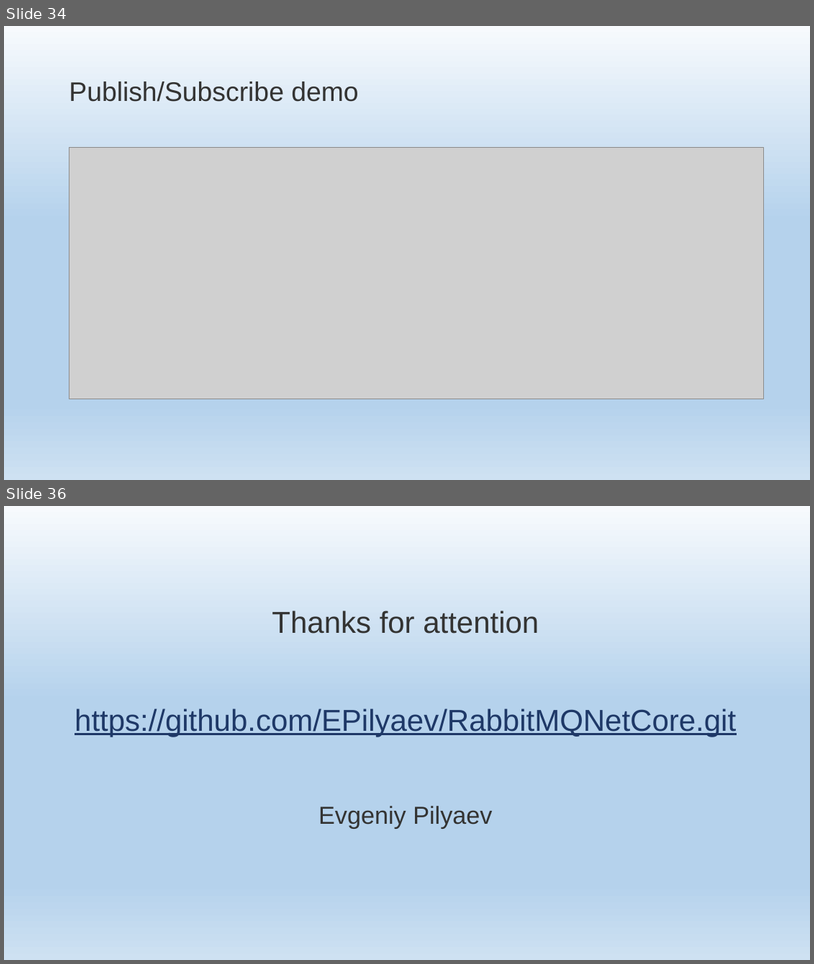
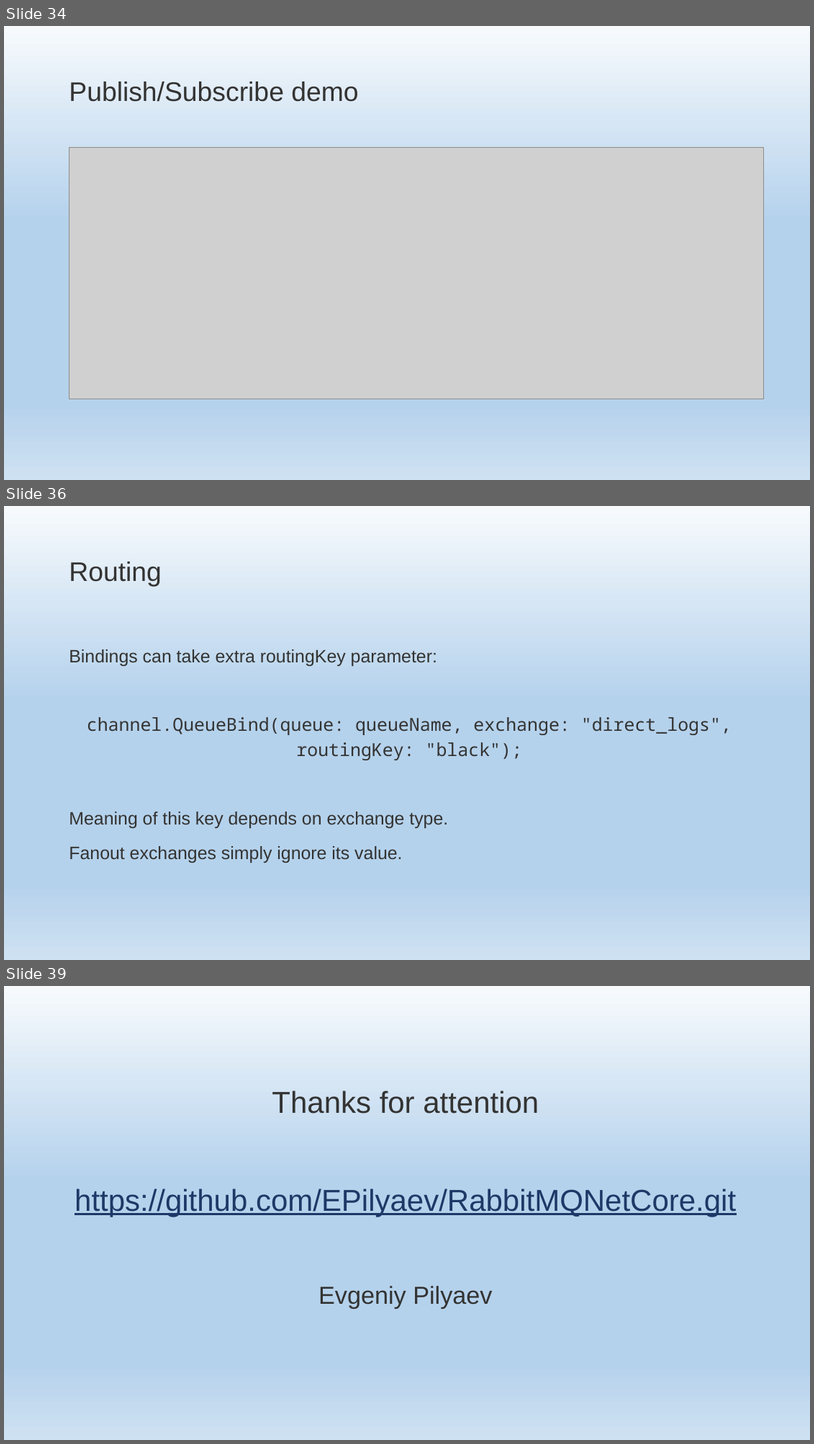
Before and after one commit to EPilyaev/RabbitMQNetCore, a slide deck: RabbitMQNetCore.pptm. Shown one above the other, each under a label of ours: slides 34 and 36 before the commit, slides 34, 36 and 39 after it; the slides between them are not shown. The pictures are 814x964 and 814x1444 pixels, drawn with LibreOffice and Linux fonts; fonts in the diff are those of the drawing; grey boxes stand for pictures; background and template pictures are left out. Boxes give left, top, right and bottom in pixels: in the first picture for what was removed or moved away, otherwise in the second. Text is boxed around its words. In the diff, an @@ line names an element or a change of style, - is before the commit and + after.

Commit message:
Rework diagrams, start routing slides

```diff
--- a/RabbitMQNetCore.pptm
+++ b/RabbitMQNetCore.pptm
@@ slide 36 added at bbox=[4, 506, 810, 960], background gradient #F7FAFD to #B5D2EC to #CEE1F2 @@
@@ title added at bbox=[69, 561, 162, 587], 48 pt, text #333332 @@
+Routing
@@ text added at bbox=[69, 649, 732, 862], 32 pt, text #333332 @@
+Bindings can take extra routingKey parameter:
+channel.QueueBind(queue: queueName, exchange: "direct_logs", routingKey: "black");
+Meaning of this key depends on exchange type.
+Fanout exchanges simply ignore its value.
@@ what was slide 36 is now slide 39 @@
```
Also in this commit, not shown: 6 slides changed, 3 other slides added, 1 slide removed.
